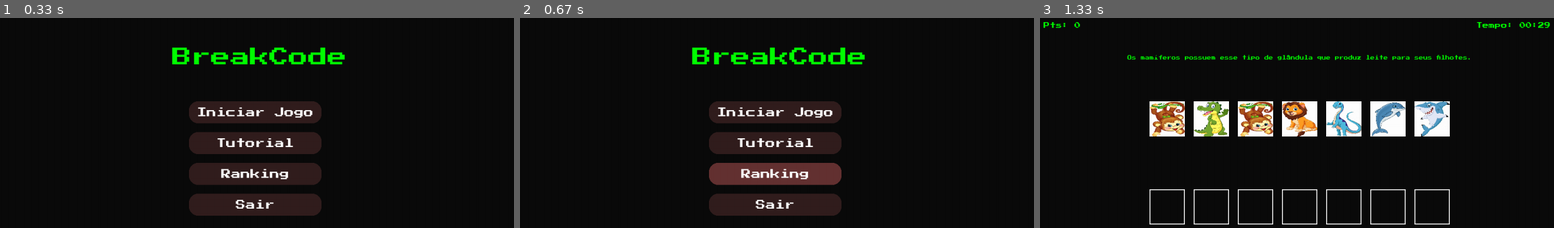
Above: before the commit, frames 1-3 (left to right).
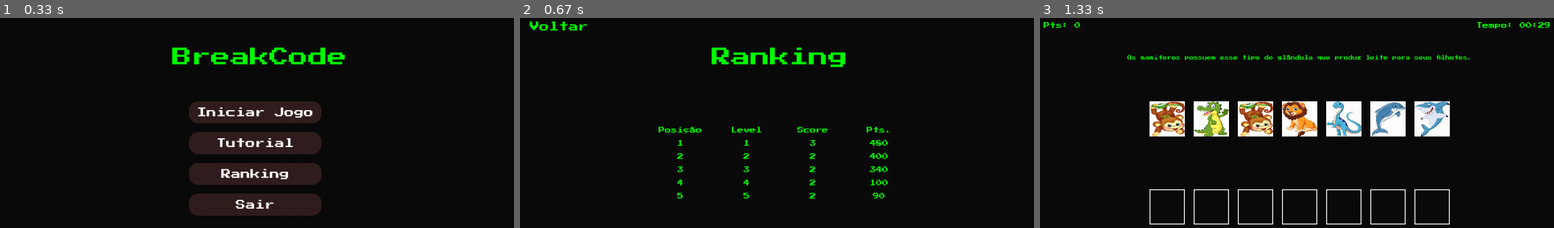
Above: after the commit, the same moments.

Repository: LucasFrts/FESO_pygame
Game: pygame game, started from main.py
The game is run twice, just before and just after one commit, with the same random seed, the same clock (stepped at 60 frames per second) and the same inputs.
Inputs (mouse positions are in pixels of both pictures, inside the frame that each line leads up to):
- Up to frame 1 (0.33 s): no input
- Up to frame 2 (0.67 s): click (782, 171) at 0.38 s
- Up to frame 3 (1.33 s): click (1081, 26) at 0.72 s, where only the run after the commit has a clickable "Voltar"; click "Iniciar Jogo" at 1.05 s

Frame 1 is identical in both runs. In frame 2, 13% of the frame differs, in the area x 1-72%, y 1-95%; in frame 3, nothing differs.

Commit message:
Adicionado a Tela de Ranking

Diff:
--- a/config/bootstrap.py
+++ b/config/bootstrap.py
@@ -5,6 +5,7 @@
 from game.screens.game import Game
 from game.entities.flow import Flow
 from game.screens.end import End
+from game.screens.ranking import Ranking
 import pygame
 
 #tem que importar as configs e adicionar em algum tipo de variavel
@@ -26,8 +27,9 @@
 
         start_menu       = StartMenu(game, setting)
         game_screen      = Game(game, setting)
+        ranking          = Ranking(game, setting)
         end_game         = End(game, setting)
         flow_container    = Container(game, setting)
         flow_container.entities.append(flow)
 
-        runtime.start(start_menu, game_screen, end_game, flow_container)
+        runtime.start(start_menu, game_screen, end_game, flow_container, ranking)
--- a/game/helpers/enums.py
+++ b/game/helpers/enums.py
@@ -2,4 +2,5 @@
 class Stage(Enum):
     MENU = 0
     GAME = 2
+    RANKING = 3
     END = 8
--- a/game/screens/end.py
+++ b/game/screens/end.py
@@ -19,7 +19,7 @@
         end_game_listener.stageless = True
         self.entities.append(end_game_listener)
         self.end_game_entity = end_game_listener
-        return_button = Button(pygame, self.setting, 0, 10, 300, 50, "Voltar", "#0b0b0b", "#0b0b0b", self.return_to_menu)
+        return_button = Button(pygame, self.setting, 25, 10, 150, 40, "Voltar", "#0b0b0b", "#0b0b0b", self.return_to_menu)
         return_button.color_text = self.setting.colors.green
         self.entities.append(return_button)
 
--- /dev/null
+++ b/game/screens/ranking.py
@@ -0,0 +1,93 @@
+import pygame
+from game.entities.button import Button
+from game.engines.container import Container
+from database.db import get_ranking
+from game.helpers.enums import Stage
+
+class Ranking(Container):
+    stage = Stage.RANKING
+    entities = []
+    def __init__(self, pygame, setting):
+        super().__init__(pygame, setting)
+        returnMenu   = Button(self.game, self.setting, 25, 10, 150, 40, "Voltar", "#0b0b0b", "#0b0b0b", self.return_to_menu)
+        returnMenu.color_text = self.setting.colors.green
+
+        self.entities.append(returnMenu)
+
+    def return_to_menu(self):
+        self.setting.flow.stage = Stage.MENU
+
+    def draw(self):
+        self.setting.screen.fill("#0b0b0b")
+
+        # Título
+        title_text = "Ranking"
+        title_surface = self.setting.fonts.bigger.render(title_text, True, self.setting.colors.green)
+        title_rect = title_surface.get_rect(center=(self.setting.screen.get_width() // 2, 100))
+        self.setting.screen.blit(title_surface, title_rect)
+
+        # Cabeçalho das colunas do ranking
+        header_text = ["Posição", "Level", "Score", "Pts."]
+        header_height = 30
+        y_position = 250
+
+        self.draw_table_header(header_text, y_position, header_height)
+
+        y_position += header_height
+
+        line_height = 30
+        border_radius = 5
+
+        column_width = (self.setting.screen.get_width() // len(header_text)) - 150
+
+        total_table_width = column_width * len(header_text)
+        table_start_x = (self.setting.screen.get_width() - total_table_width) // 2
+
+        ranking_data = get_ranking()
+
+        for i, row in enumerate(ranking_data):
+            rank = i + 1
+            levels = row[0]
+            score = row[1]
+            finished = row[2]
+
+            data = [str(rank), str(levels), str(score), str(finished)]
+
+            self.draw_table_row(data, y_position, line_height, column_width, border_radius, table_start_x)
+
+            y_position += line_height
+
+
+
+    def menuButtonFactory(self, position_y, text, action):
+        return Button(self.game, self.setting, 25, position_y, 150, 40, text, self.setting.colors.brown, self.setting.colors.light_brown, action)
+
+
+    def draw_table_header(self, header_texts, y_position, height):
+        """Função para desenhar o cabeçalho da tabela."""
+        font = self.setting.fonts.small
+        column_width = (self.setting.screen.get_width() // len(header_texts)) - 150
+
+        total_table_width = column_width * len(header_texts)
+        table_start_x = (self.setting.screen.get_width() - total_table_width) // 2
+
+        for idx, text in enumerate(header_texts):
+            header_rect = pygame.Rect(table_start_x + idx * column_width, y_position, column_width, height)
+            pygame.draw.rect(self.setting.screen, '#0b0b0b', header_rect)
+            header_surface = font.render(text, True, self.setting.colors.green)
+            header_text_rect = header_surface.get_rect(center=header_rect.center)
+            self.setting.screen.blit(header_surface, header_text_rect)
+
+    def draw_table_row(self, data, y_position, height, column_width, border_radius, table_start_x):
+        """Função para desenhar uma linha de dados na tabela."""
+        font = self.setting.fonts.small
+        padding = 5
+
+        for idx, cell_data in enumerate(data):
+            row_rect = pygame.Rect(table_start_x + idx * column_width + padding, y_position + padding, column_width - padding * 2, height - padding * 2)
+
+            pygame.draw.rect(self.setting.screen, "#0b0b0b", row_rect, border_radius)
+
+            cell_surface = font.render(cell_data, True, self.setting.colors.green)
+            cell_rect = cell_surface.get_rect(center=row_rect.center)
+            self.setting.screen.blit(cell_surface, cell_rect)
--- a/game/screens/start.py
+++ b/game/screens/start.py
@@ -31,7 +31,7 @@
         print("Abrir Tutorial!")
 
     def openRanking(self):
-        print("Abrir Ranking!")
+        self.setting.flow.stage = Stage.RANKING
 
     def close(self):
         self.setting.flow.running    = False
Binary file changed: database/sqlite/game.db
